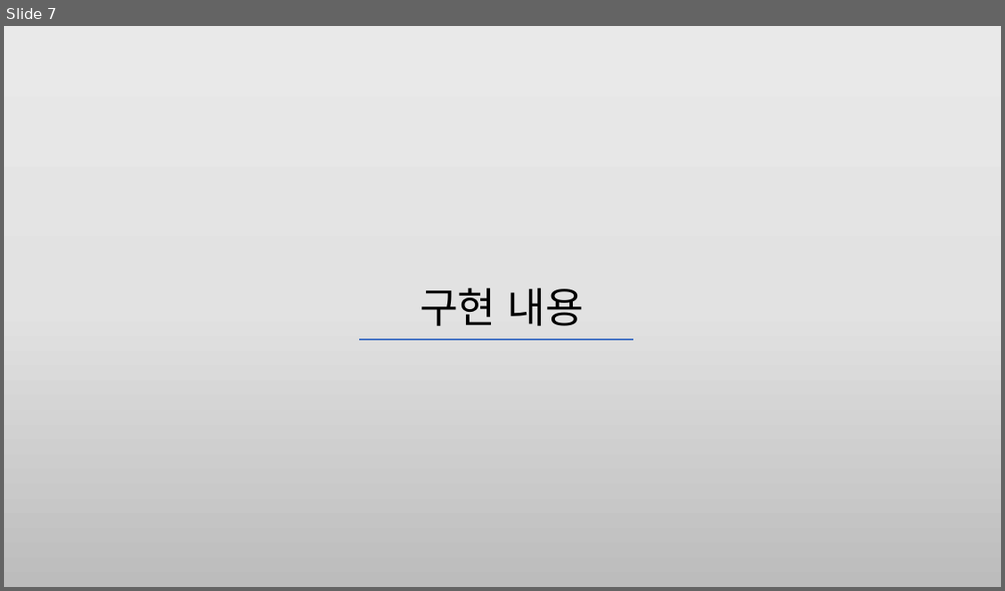
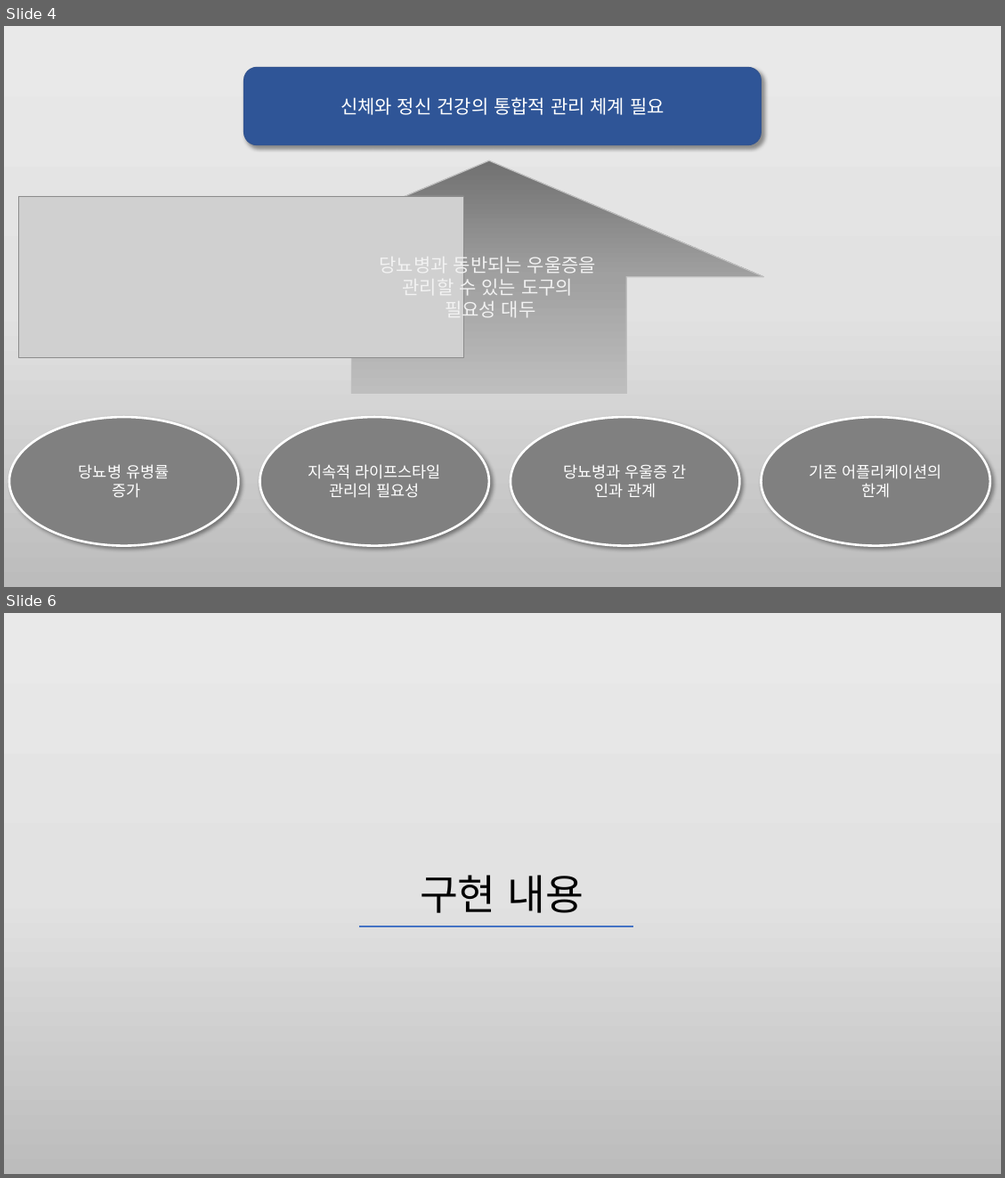
Before and after one commit to HJSUNG/capstone-design_2019, a slide deck: Documents/캡스톤_6조_1주차.pptx. Shown one above the other, each under a label of ours: slide 7 before the commit, slides 4 and 6 after it; the slides between them are not shown. The pictures are 1005x591 and 1005x1178 pixels, drawn with LibreOffice and Linux fonts; fonts in the diff are those of the drawing; grey boxes stand for pictures. Boxes give left, top, right and bottom in pixels: in the first picture for what was removed or moved away, otherwise in the second. Text is boxed around its words. In the diff, an @@ line names an element or a change of style, - is before the commit and + after.

```diff
--- a/Documents/캡스톤_6조_1주차.pptx
+++ b/Documents/캡스톤_6조_1주차.pptx
@@ slide 4 added at (4,26,1001,587), background gradient #EBEAEA to #E4E3E3 to #BDBCBC @@
@@ rounded rectangle added at (244,67,760,145), fill #2F5597, outline #325491 1 pt, 18 pt, text #FFFFFF @@
+신체와 정신 건강의 통합적 관리 체계 필요
@@ up arrow added at (214,160,764,394), fill gradient #717171 to #A1A1A1 to #BFBFBF, outline #BFBFBF 1 pt @@
@@ picture added at (18,196,463,357) @@
@@ text added at (445,253,596,321), 18 pt, text #F2F2F2 @@
+당뇨병과 동반되는 우울증을 관리할 수 있는 도구의
+필요성 대두
@@ ellipse added at (9,417,239,546), fill #808080, outline #FFFFFF 2.25 pt, 15 pt, text #FFFFFF @@
+당뇨병 유병률
+증가
@@ ellipse added at (259,417,489,546), fill #808080, outline #FFFFFF 2.25 pt, 15 pt, text #FFFFFF @@
+지속적 라이프스타일 관리의 필요성
@@ ellipse added at (510,417,740,546), fill #808080, outline #FFFFFF 2.25 pt, 15 pt, text #FFFFFF @@
+당뇨병과 우울증 간 인과 관계
@@ ellipse added at (760,417,990,546), fill #808080, outline #FFFFFF 2.25 pt, 15 pt, text #FFFFFF @@
+기존 어플리케이션의 한계
@@ what was slide 7 is now slide 6 @@
```
Also in this commit, not shown: 3 slides changed, 1 other slide added, 3 slides removed.
